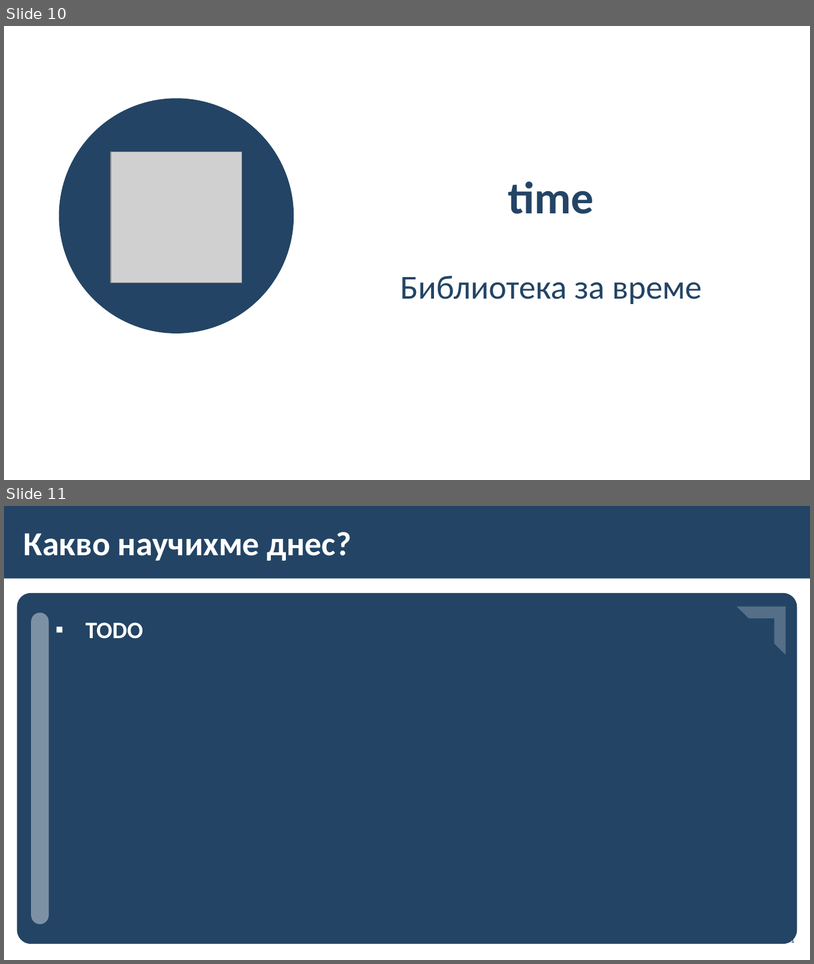
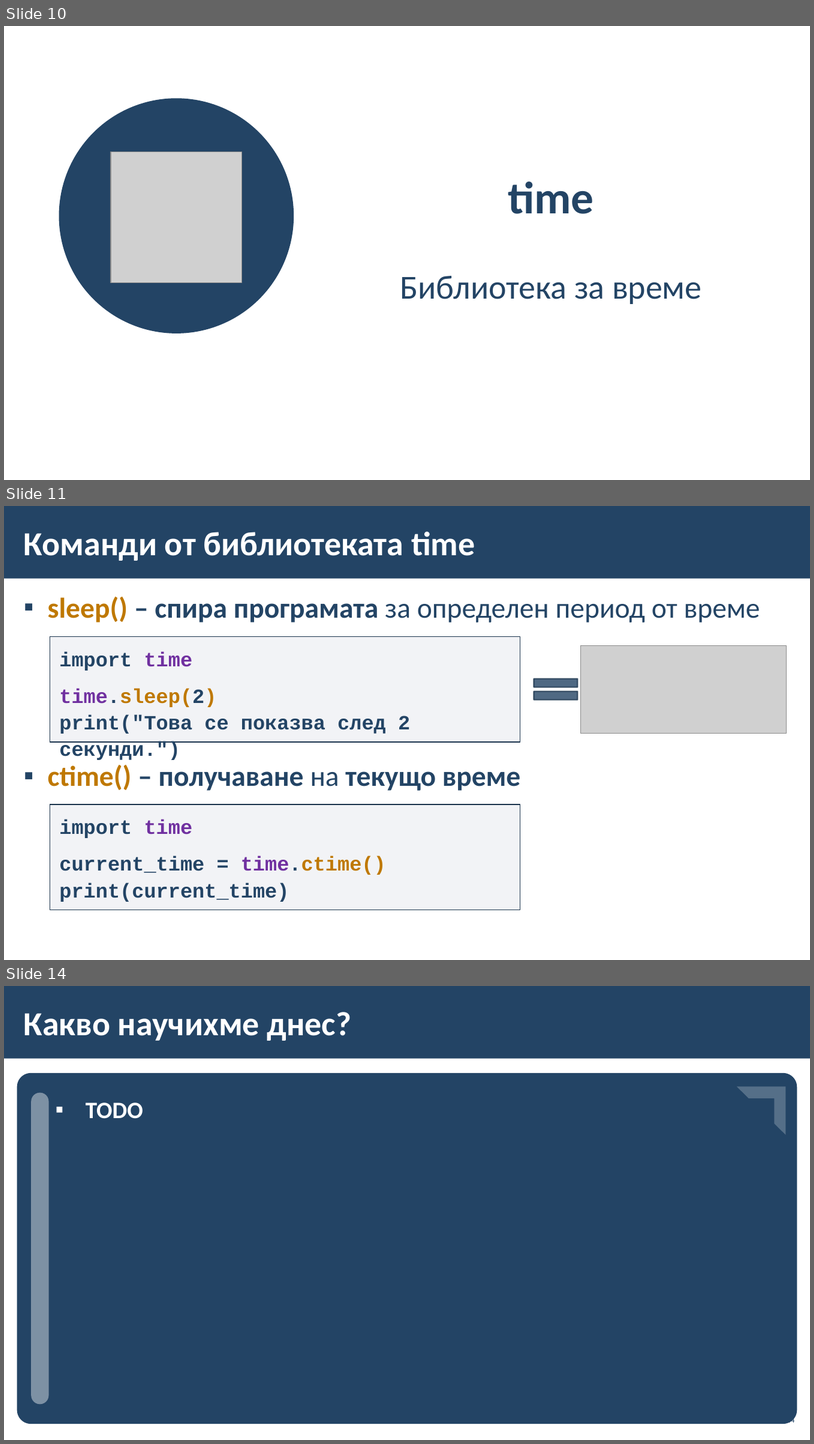
Before and after one commit to BG-IT-Edu/School-Programming, a slide deck: Courses/Computer-Modeling-and-IT/Computer-Modeling-and-IT-6-Class/27-{last-number}-Python/31-Libraries/31-Libraries.pptx. Shown one above the other, each under a label of ours: slides 10 and 11 before the commit, slides 10, 11 and 14 after it; the slides between them are not shown. The pictures are 814x964 and 814x1444 pixels, drawn with LibreOffice and Linux fonts; fonts in the diff are those of the drawing; grey boxes stand for pictures; background and template pictures are left out. Boxes give left, top, right and bottom in pixels: in the first picture for what was removed or moved away, otherwise in the second. Text is boxed around its words. In the diff, an @@ line names an element or a change of style, - is before the commit and + after.

```diff
--- a/Courses/Computer-Modeling-and-IT/Computer-Modeling-and-IT-6-Class/27-{last-number}-Python/31-Libraries/31-Libraries.pptx
+++ b/Courses/Computer-Modeling-and-IT/Computer-Modeling-and-IT-6-Class/27-{last-number}-Python/31-Libraries/31-Libraries.pptx
@@ slide 11 added at (x1=4, y1=506, x2=810, y2=960), background #FFFFFF; not listed: 1 template element that a slide beside it also shows @@
@@ title added at (x1=24, y1=531, x2=475, y2=561), 40 pt, text #FFFFFF, bold @@
+Команди от библиотеката time
@@ text added at (x1=48, y1=597, x2=761, y2=790), 34 pt, text #234465, bold @@
+▪ sleep() – спира програмата за определен период от време
+▪ ctime() – получаване на текущо време
@@ rectangle added at (x1=50, y1=637, x2=521, y2=742), fill #ADB4C3 at 15% opacity, outline #1A334C 1 pt, 24 pt, text #234465, bold @@
+import time
+time.sleep(2)
+print("Това се показва след 2 секунди.")
@@ picture added at (x1=581, y1=645, x2=787, y2=733) @@
@@ math equal added at (x1=527, y1=671, x2=586, y2=707), fill #234465 at 80% opacity, outline #1A334C 1.5 pt @@
@@ rectangle added at (x1=50, y1=804, x2=521, y2=910), fill #ADB4C3 at 15% opacity, outline #1A334C 1 pt, 24 pt, text #234465, bold @@
+import time
+current_time = time.ctime()
+print(current_time)
@@ what was slide 11 is now slide 14 @@
@@ page number at (x1=786, y1=1418, x2=795, y2=1425): text changed @@
-11
+14
```
Also in this commit, not shown: 3 slides changed, 2 other slides added.
